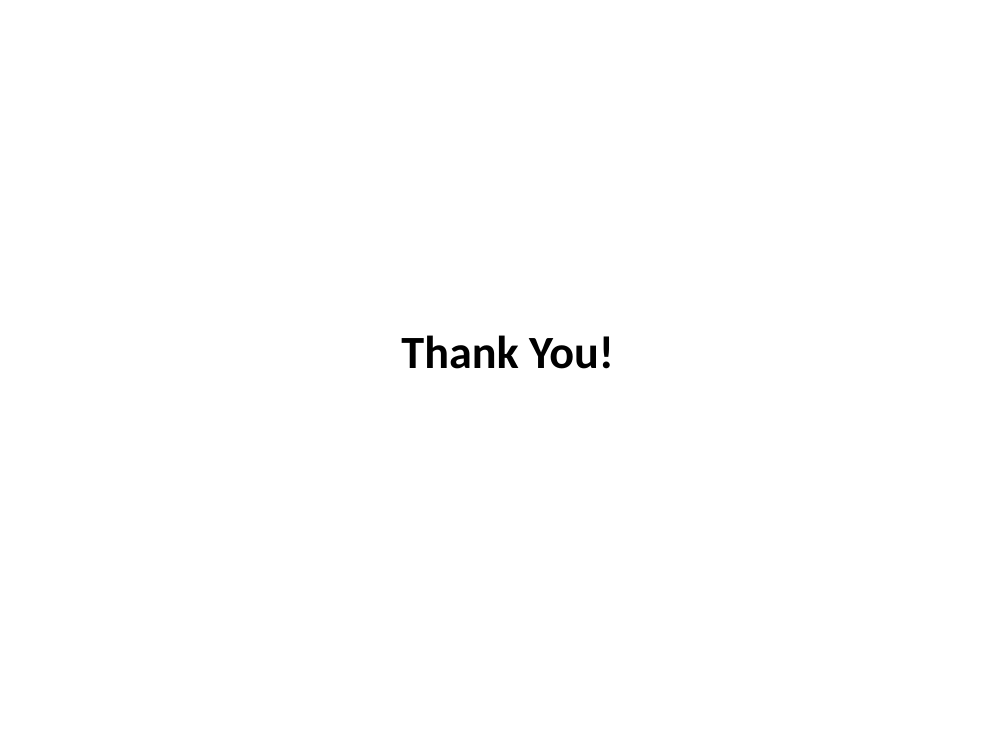
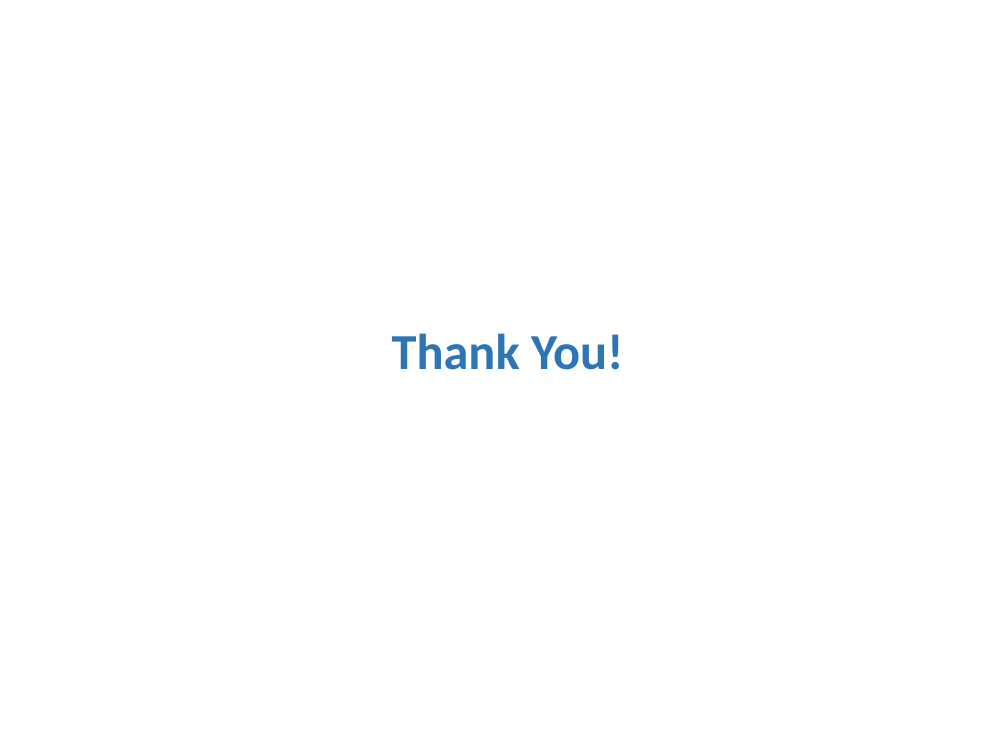
Before and after one commit to vijay9711/MPP_Project, a slide deck: slide 11 of doc/Presentation File.pptx (slide 6 before the commit). Drawn at 1008x756 pixels with LibreOffice and Linux fonts; fonts in the diff are those of the drawing. Boxes give left, top, right and bottom in pixels: in the first picture for what was removed or moved away, otherwise in the second. Text is boxed around its words. In the diff, an @@ line names an element or a change of style, - is before the commit and + after.

```diff
--- a/doc/Presentation File.pptx
+++ b/doc/Presentation File.pptx
@@ title "Thank You!" at <box>392,333,624,370</box>: size 33 to 36 pt, text colour #000000 to #2E75B6 @@
```
Also in this commit, not shown: 1 other slide changed, 5 slides added, 3 other files.
